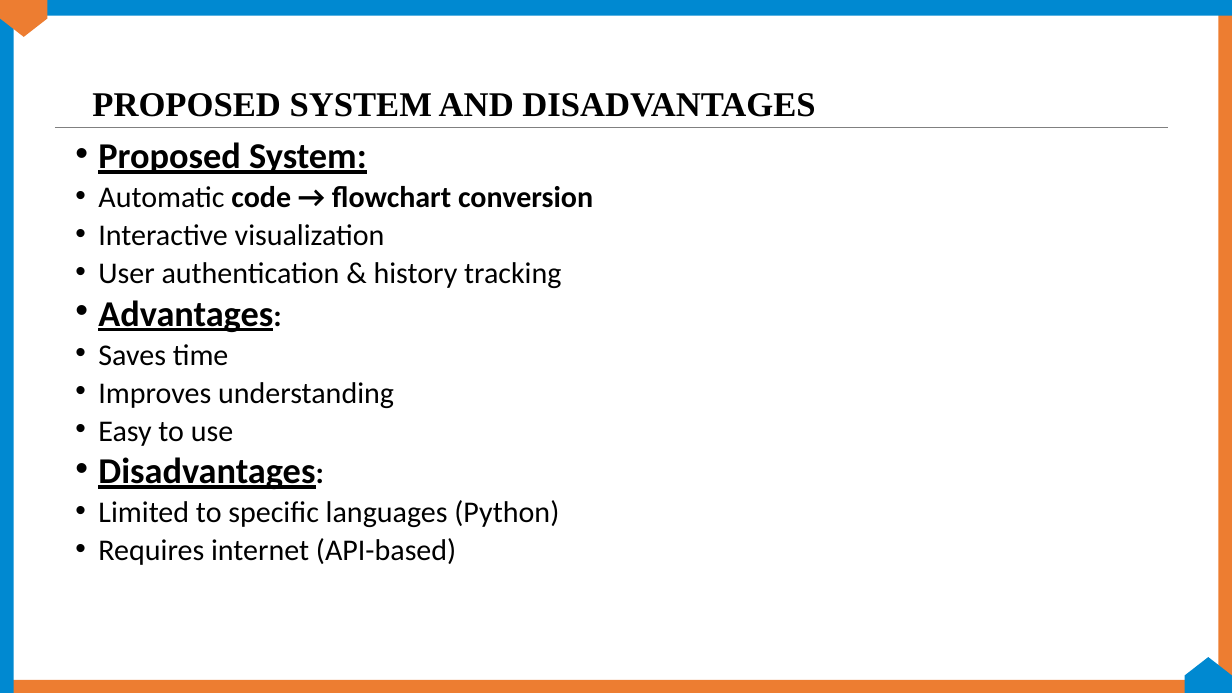
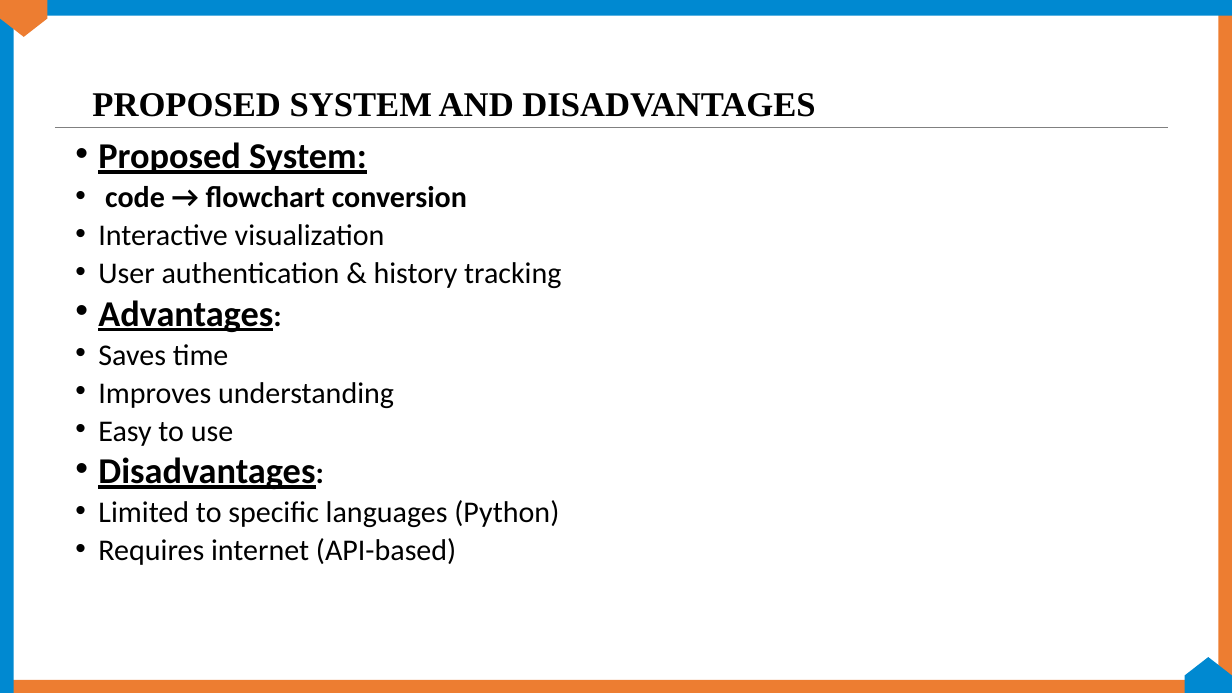
Before and after one commit to projectragsy5-a11y/code_to_visualizer, a slide deck: slide 5 of RAGSY- CODE_TO_VISUALIZER.pptx. Drawn at 1232x693 pixels with LibreOffice and Linux fonts; fonts in the diff are those of the drawing; background and template pictures are left out. Boxes give left, top, right and bottom in pixels: in the first picture for what was removed or moved away, otherwise in the second. Text is boxed around its words. In the diff, an @@ line names an element or a change of style, - is before the commit and + after.

```diff
--- a/RAGSY- CODE_TO_VISUALIZER.pptx
+++ b/RAGSY- CODE_TO_VISUALIZER.pptx
@@ text at box(105, 186, 467, 208): text changed @@
-• Automatic code → flowchart conversion
+• code → flowchart conversion
```
Also in this commit, not shown: 1 other slide changed, 1 slide added, 5 other files.
